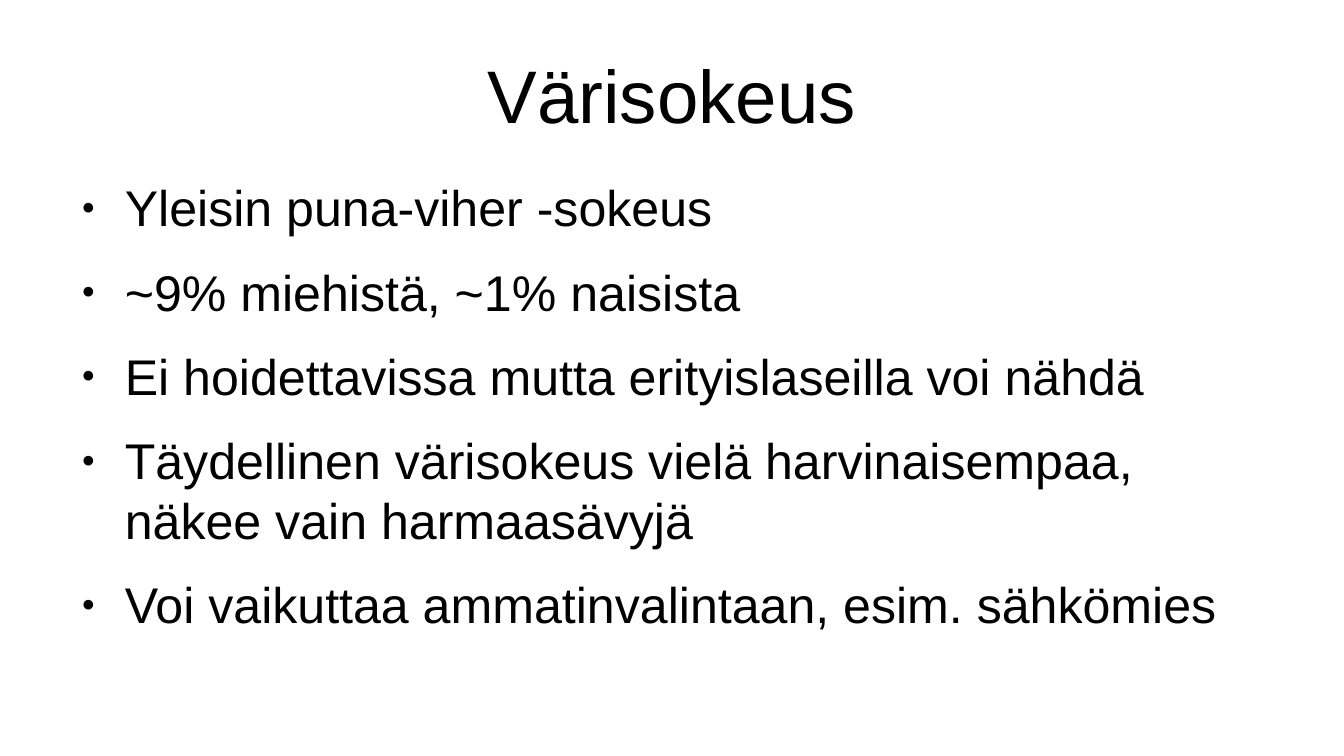
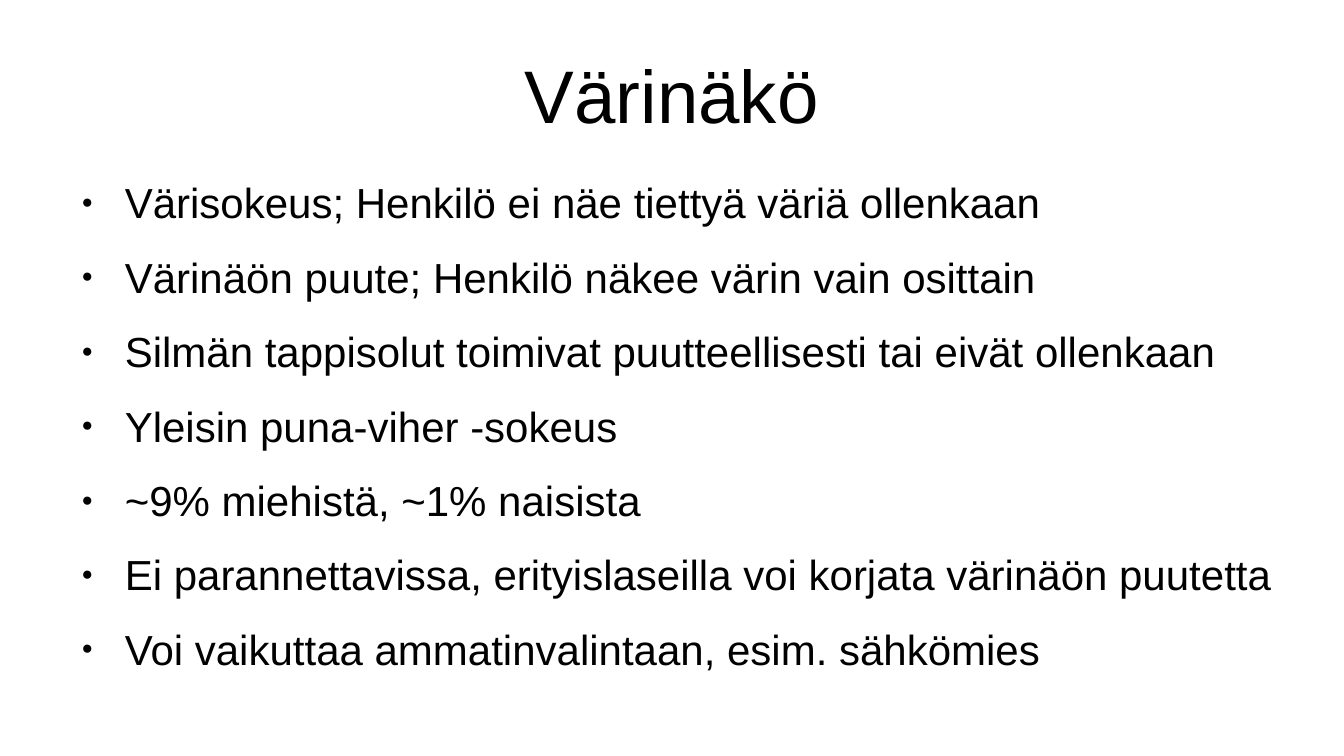
Before and after one commit to jukkav1/hh-projekti, a slide deck: slide 6 of docs/esitys-raakile.odp. Drawn at 1344x756 pixels with LibreOffice and Linux fonts; fonts in the diff are those of the drawing. Boxes give left, top, right and bottom in pixels: in the first picture for what was removed or moved away, otherwise in the second. Text is boxed around its words. In the diff, an @@ line names an element or a change of style, - is before the commit and + after.

```diff
--- a/docs/esitys-raakile.odp
+++ b/docs/esitys-raakile.odp
@@ title at (x1=525, y1=69, x2=819, y2=124): text changed @@
-Värisokeus
+Värinäkö
@@ text at (x1=125, y1=187, x2=1215, y2=376): paragraphs added @@
+● Värisokeus; Henkilö ei näe tiettyä väriä ollenkaan
+● Värinäön puute; Henkilö näkee värin vain osittain
+● Silmän tappisolut toimivat puutteellisesti tai eivät ollenkaan
@@ text at (x1=125, y1=411, x2=1040, y2=671): size 29.6 to 24.8 pt in "Yleisin puna-viher -sokeus", "~9% miehistä, ~1% naisista", "Voi vaikuttaa ammatinvalintaan, esim. sähkömies" @@
@@ text at (x1=125, y1=559, x2=1271, y2=599): text changed; size 29.6 to 24.8 pt @@
-● Ei hoidettavissa mutta erityislaseilla voi nähdä
-● Täydellinen värisokeus vielä harvinaisempaa, näkee vain harmaasävyjä
+● Ei parannettavissa, erityislaseilla voi korjata värinäön puutetta
```
Also in this commit, not shown: 6 other slides changed, 2 slides added, 1 other file.
